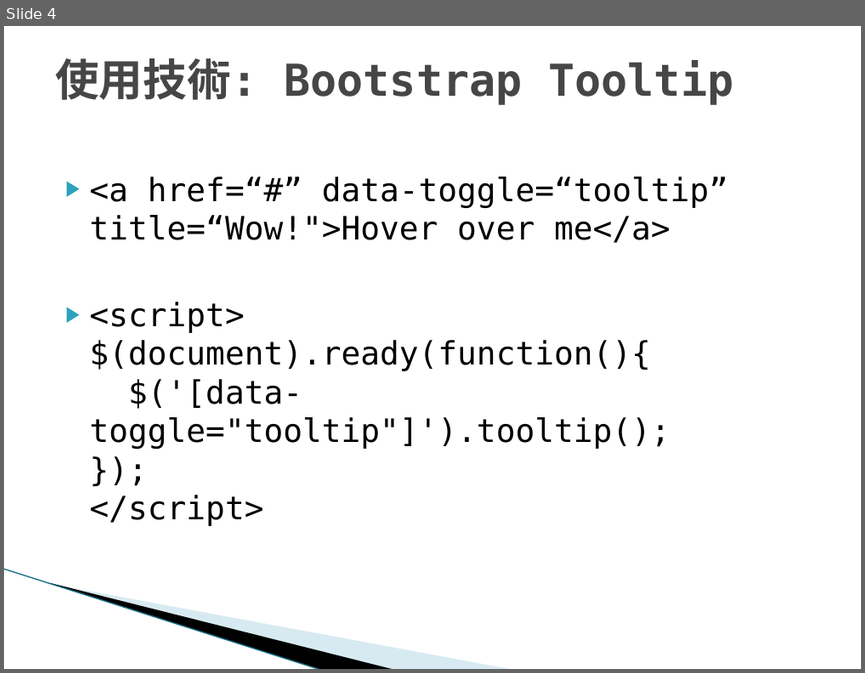
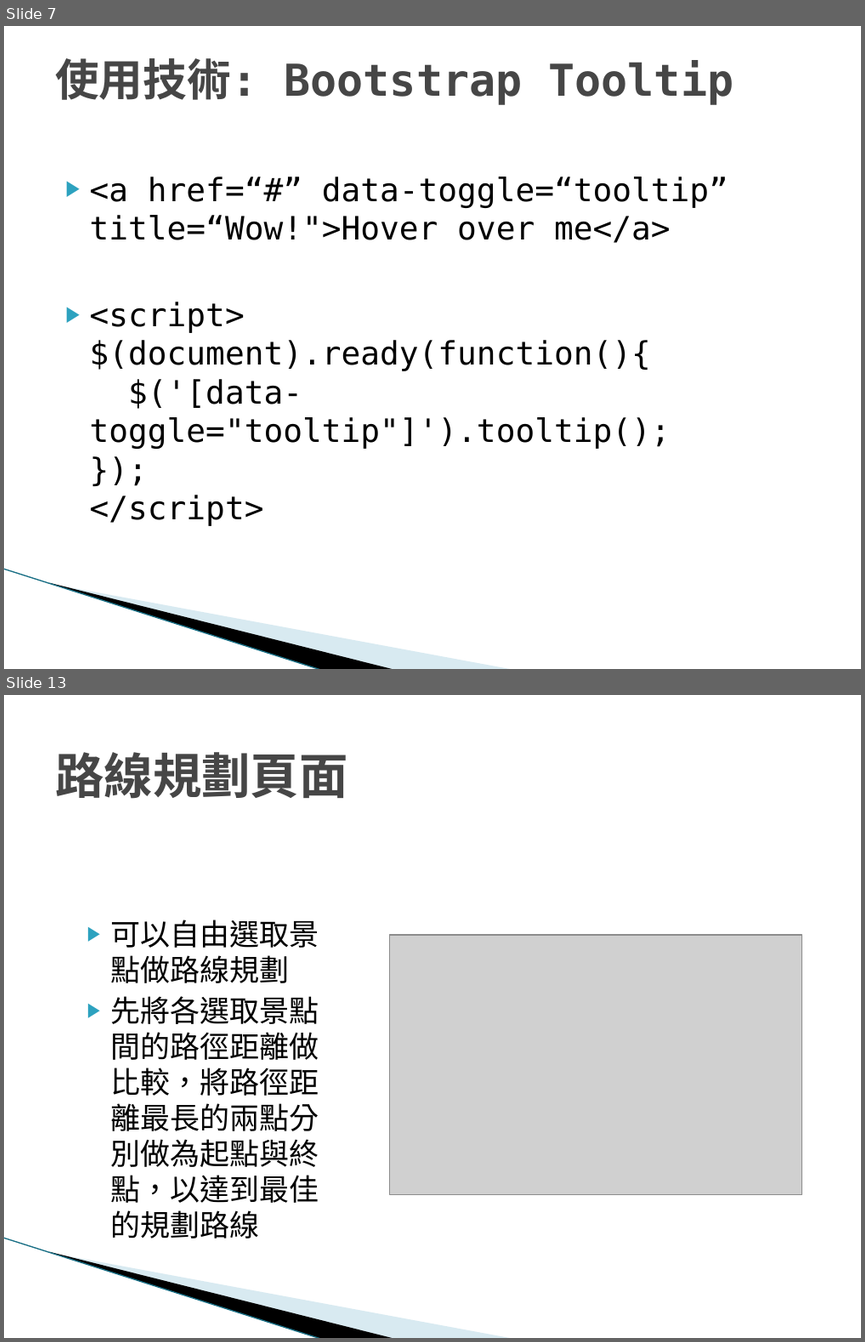
Before and after one commit to brad072623/hw, a slide deck: 台灣旅遊地圖-00757108+00757128.pptx. Shown one above the other, each under a label of ours: slide 4 before the commit, slides 7 and 13 after it; the slides between them are not shown. The pictures are 865x673 and 865x1342 pixels, drawn with LibreOffice and Linux fonts; fonts in the diff are those of the drawing; grey boxes stand for pictures; background and template pictures are left out. Boxes give left, top, right and bottom in pixels: in the first picture for what was removed or moved away, otherwise in the second. Text is boxed around its words. In the diff, an @@ line names an element or a change of style, - is before the commit and + after.

```diff
--- a/台灣旅遊地圖-00757108+00757128.pptx
+++ b/台灣旅遊地圖-00757108+00757128.pptx
@@ slide 13 added at [4,695,861,1338], background #FFFFFF; not listed: 3 template elements that a slide beside it also shows @@
@@ title added at [55,752,347,799], 41 pt, text #464646, bold @@
+路線規劃頁面
@@ text added at [111,919,319,1202], 25 pt, text #000000 @@
+▶ 可以自由選取景點做路線規劃
+▶ 先將各選取景點間的路徑距離做比較，將路徑距離最長的兩點分別做為起點與終點，以達到最佳的規劃路線
@@ picture added at [390,935,802,1195] @@
@@ what was slide 4 is now slide 7 @@
```
Also in this commit, not shown: 5 slides changed, 5 other slides added, 1 slide removed.
